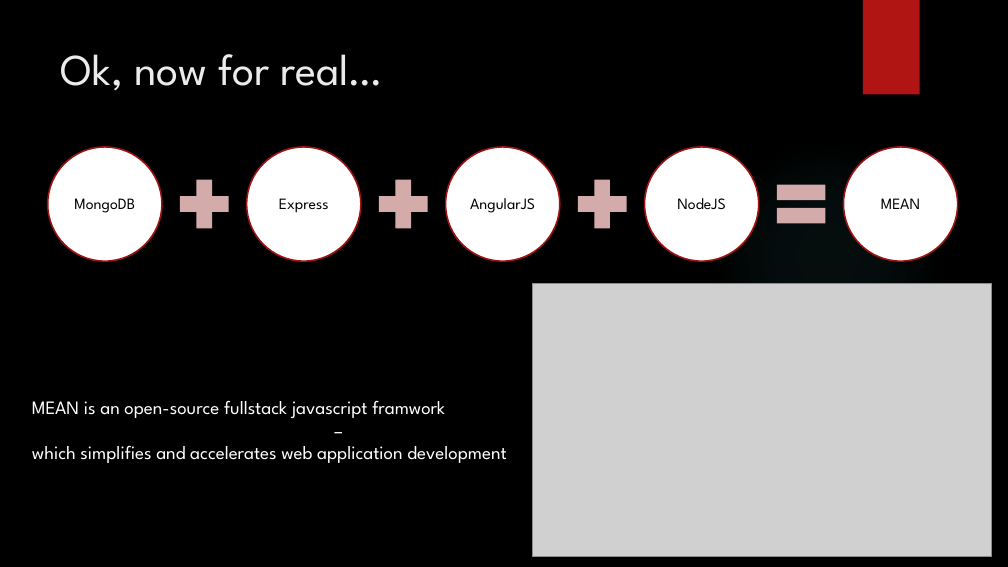
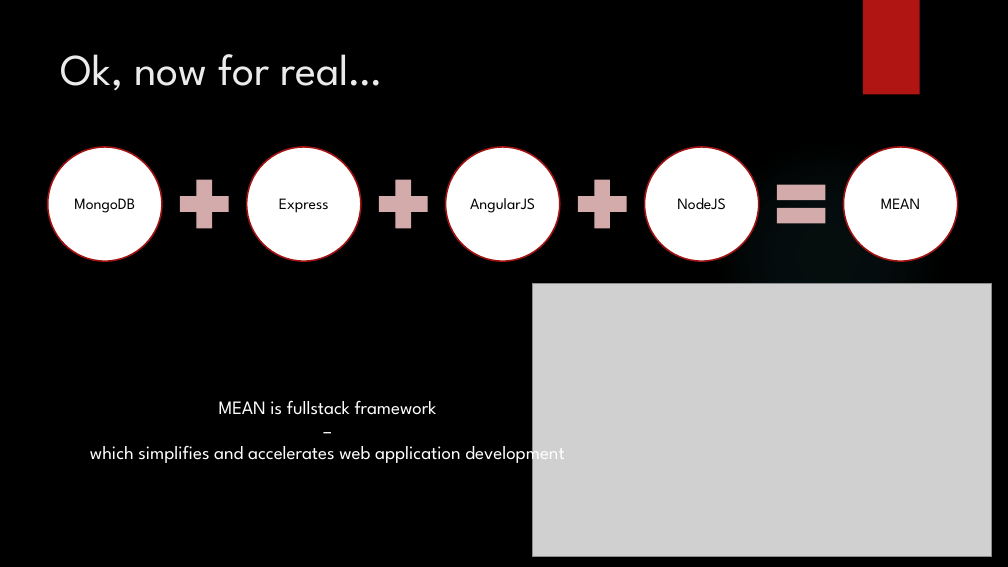
Before and after one commit to StarTrackDevelopment/TeaCup, a slide deck: slide 5 of documentation/Presentations/Mean/git and mean.pptx. Drawn at 1008x567 pixels with LibreOffice and Linux fonts; fonts in the diff are those of the drawing; grey boxes stand for pictures; background and template pictures are left out. Boxes give left, top, right and bottom in pixels: in the first picture for what was removed or moved away, otherwise in the second. Text is boxed around its words. In the diff, an @@ line names an element or a change of style, - is before the commit and + after.

Commit message:
updated mean presentation

```diff
--- a/documentation/Presentations/Mean/git and mean.pptx
+++ b/documentation/Presentations/Mean/git and mean.pptx
@@ text at [219,400,437,415]: text changed @@
-MEAN is an open-source fullstack javascript framwork
+MEAN is fullstack framework
@@ text at [90,440,564,466]: alignment left to centre @@
```
Also in this commit, not shown: 2 other slides changed.
